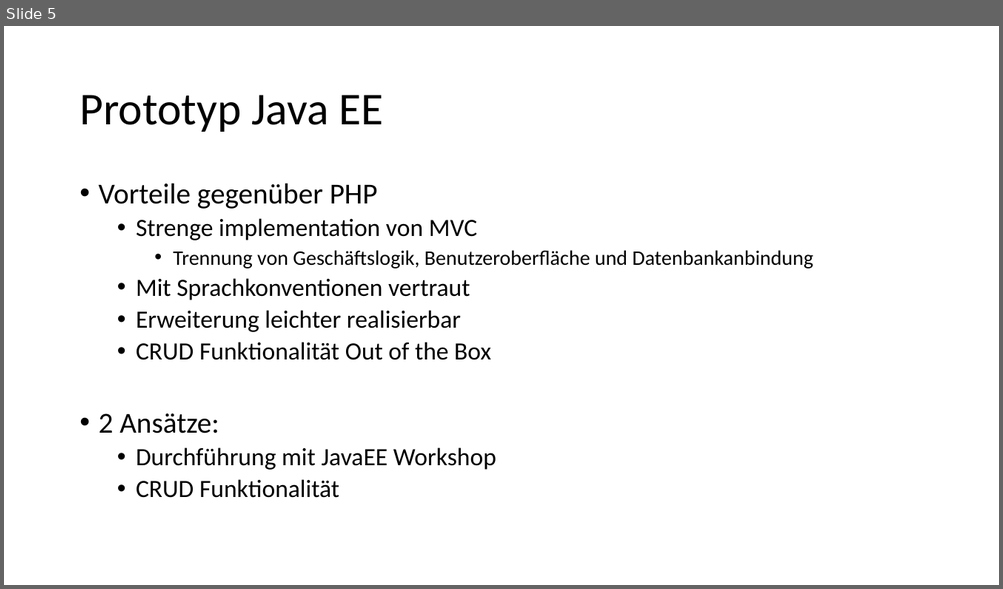
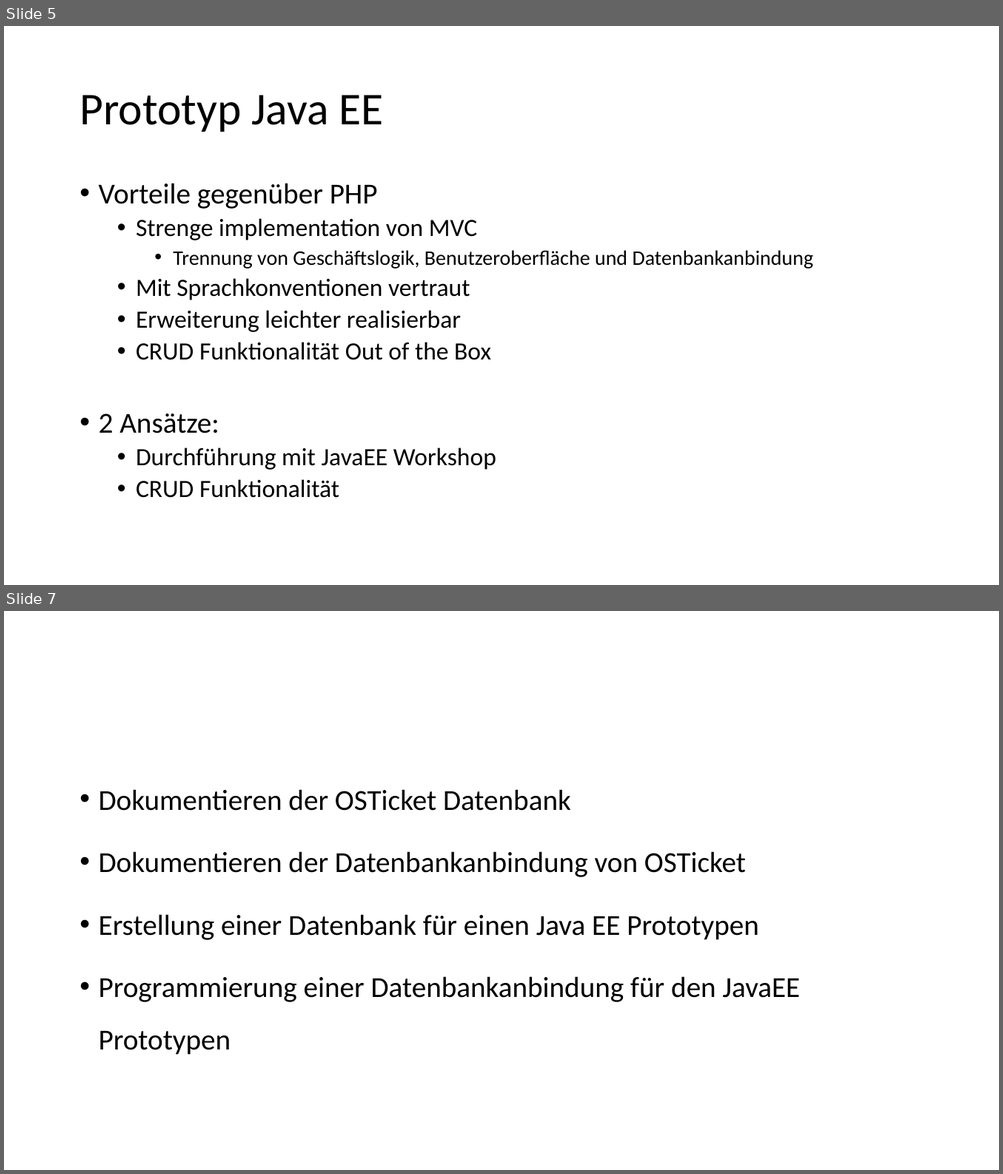
Before and after one commit to bastscho/diplomprojekt, a slide deck: Dokumente/Praesentationen/Technische_Praesentationen_03.07.17/praesi.pptx. Shown one above the other, each under a label of ours: slide 5 before the commit, slides 5 and 7 after it; the slides between them are not shown. The pictures are 1003x589 and 1003x1174 pixels, drawn with LibreOffice and Linux fonts; fonts in the diff are those of the drawing. Boxes give left, top, right and bottom in pixels: in the first picture for what was removed or moved away, otherwise in the second. Text is boxed around its words. In the diff, an @@ line names an element or a change of style, - is before the commit and + after.

```diff
--- a/Dokumente/Praesentationen/Technische_Praesentationen_03.07.17/praesi.pptx
+++ b/Dokumente/Praesentationen/Technische_Praesentationen_03.07.17/praesi.pptx
@@ slide 7 added at (x1=4, y1=611, x2=999, y2=1170), background #FFFFFF @@
@@ text added at (x1=99, y1=789, x2=800, y2=1055), 28 pt, text #000000 @@
+• Dokumentieren der OSTicket Datenbank
+• Dokumentieren der Datenbankanbindung von OSTicket
+• Erstellung einer Datenbank für einen Java EE Prototypen
+• Programmierung einer Datenbankanbindung für den JavaEE Prototypen
```
Also in this commit, not shown: 1 slide changed.
